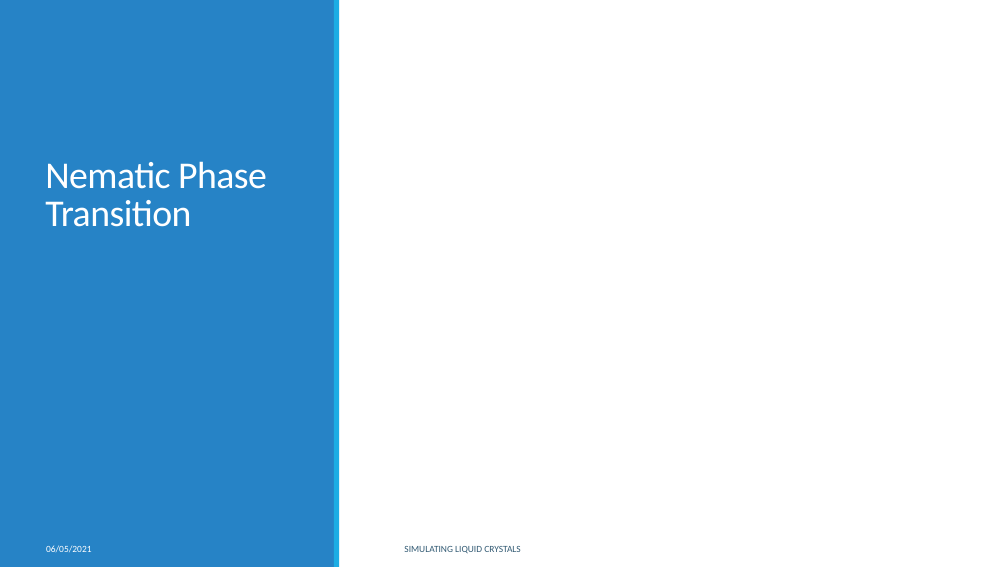
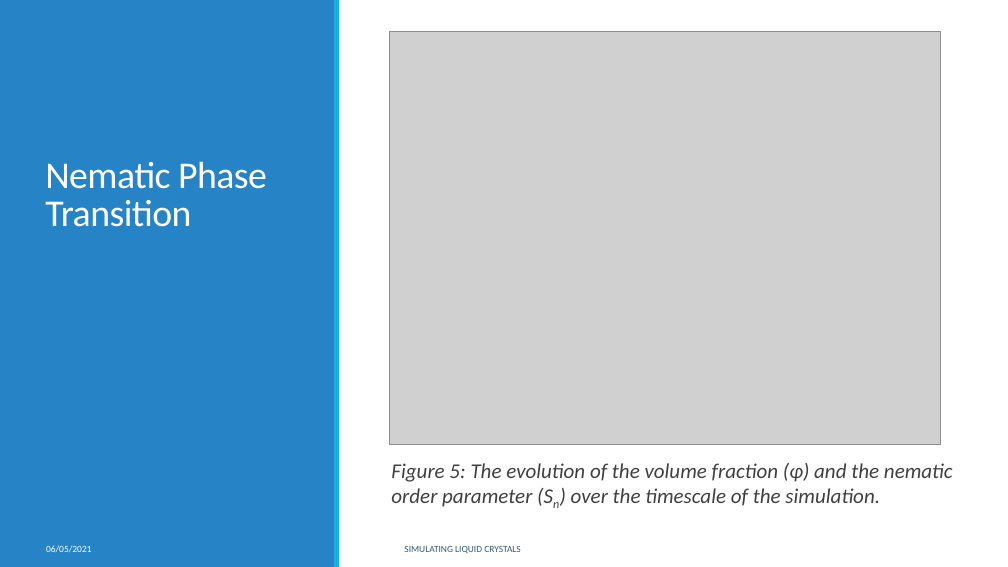
Before and after one commit to KCGallagher/LC_Project, a slide deck: slide 11 of Report/Presentation/Simulating Liquid Crystals.pptx. Drawn at 1008x567 pixels with LibreOffice and Linux fonts; fonts in the diff are those of the drawing; grey boxes stand for pictures; background and template pictures are left out. Boxes give left, top, right and bottom in pixels: in the first picture for what was removed or moved away, otherwise in the second. Text is boxed around its words. In the diff, an @@ line names an element or a change of style, - is before the commit and + after.

```diff
--- a/Report/Presentation/Simulating Liquid Crystals.pptx
+++ b/Report/Presentation/Simulating Liquid Crystals.pptx
@@ picture added at [389,31,941,445] @@
@@ text added at [391,463,953,507], 20 pt, text #404040, italic @@
+  Figure 5: The evolution of the volume fraction (φ) and the nematic order parameter (Sn) over the timescale of the simulation.
```
Also in this commit, not shown: 1 other slide changed, 2 other files.
